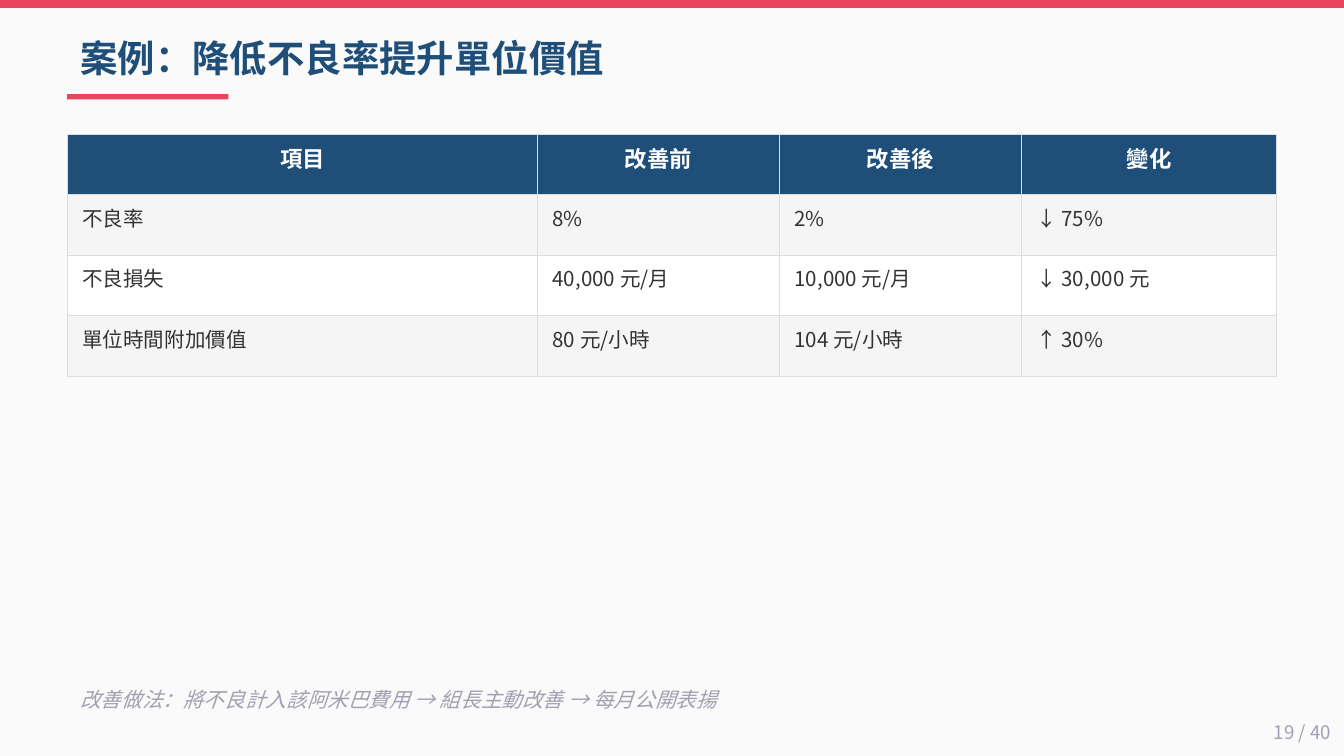
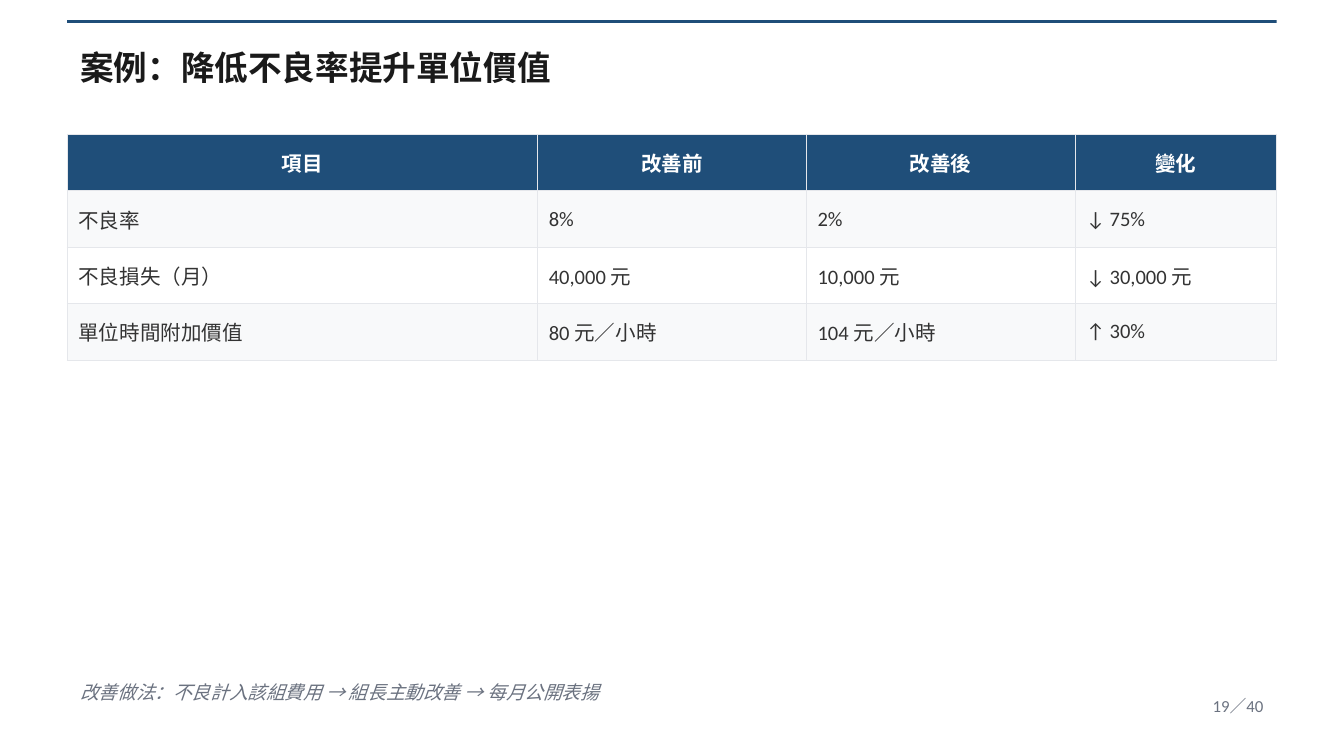
Before and after one commit to Lingo1516/Lingo1516.github.io, a slide deck: slide 19 of 阿米巴經營_40頁完整講義.pptx. Drawn at 1344x756 pixels with LibreOffice and Linux fonts; fonts in the diff are those of the drawing. Boxes give left, top, right and bottom in pixels: in the first picture for what was removed or moved away, otherwise in the second. Text is boxed around its words. In the diff, an @@ line names an element or a change of style, - is before the commit and + after.

Commit message:
update 阿米巴講義 v2 McKinsey style

```diff
--- a/阿米巴經營_40頁完整講義.pptx
+++ b/阿米巴經營_40頁完整講義.pptx
@@ background #FAFAFA to #FFFFFF @@
@@ rectangle: place and size @@
-rectangle at bbox=[0, 0, 1344, 8]
+rectangle at bbox=[67, 20, 1277, 23]
@@ rectangle at bbox=[67, 20, 1277, 23]: fill #E94560 to #1F4E79 @@
@@ text "案例：降低不良率提升單位價值": place and size @@
-text "案例：降低不良率提升單位價值" at bbox=[80, 40, 603, 76]
+text "案例：降低不良率提升單位價值" at bbox=[80, 51, 550, 83]
@@ text "案例：降低不良率提升單位價值" at bbox=[80, 51, 550, 83]: size 20 to 18 pt, font Noto Sans CJK TC to Calibri, text colour #1F4E79 to #1A1A1A @@
@@ rectangle removed at bbox=[67, 94, 228, 99] @@
@@ table at bbox=[67, 134, 1277, 346] @@
-row 3: 不良損失 | 40,000 元/月 | 10,000 元/月 | ↓ 30,000 元
+row 3: 不良損失（月） | 40,000 元 | 10,000 元 | ↓ 30,000 元
-row 4, column 2: 80 元/小時
+row 4, column 2: 80 元／小時
-row 4, column 3: 104 元/小時
+row 4, column 3: 104 元／小時
@@ fill #F5F5F5 to #F8F9FA in 8 cells @@
@@ size 12 to 11 pt in "項目", "改善前", "改善後", "變化" @@
@@ font Noto Sans CJK TC to Calibri in "項目", "改善前", "改善後", "變化" and 7 more places @@
@@ borders changed @@
@@ text at bbox=[80, 683, 599, 701]: text changed; size 11 to 10 pt; font Noto Sans CJK TC to Calibri; text colour #A0A0B0 to #6B7280 @@
-改善做法：將不良計入該阿米巴費用 → 組長主動改善 → 每月公開表揚
+改善做法：不良計入該組費用 → 組長主動改善 → 每月公開表揚
@@ text at bbox=[1213, 698, 1264, 713]: text changed; size 10 to 9 pt; font Noto Sans CJK TC to Calibri; text colour #A0A0B0 to #6B7280 @@
-19 / 40
+19／40
```
Also in this commit, not shown: 39 other slides changed.
